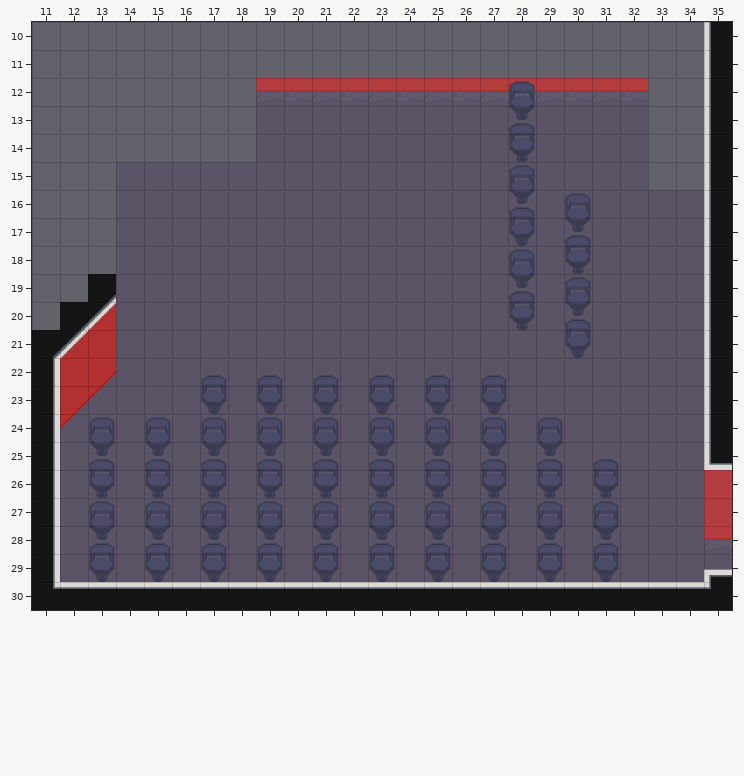
An edit to a level. Tiled map, LCB_Map/data/maps/main_3_hall3.tmx. That is the earlier state.
Cells are 64x64 px. Shown: x 11..35, y 10..30.
The same view after the edit:
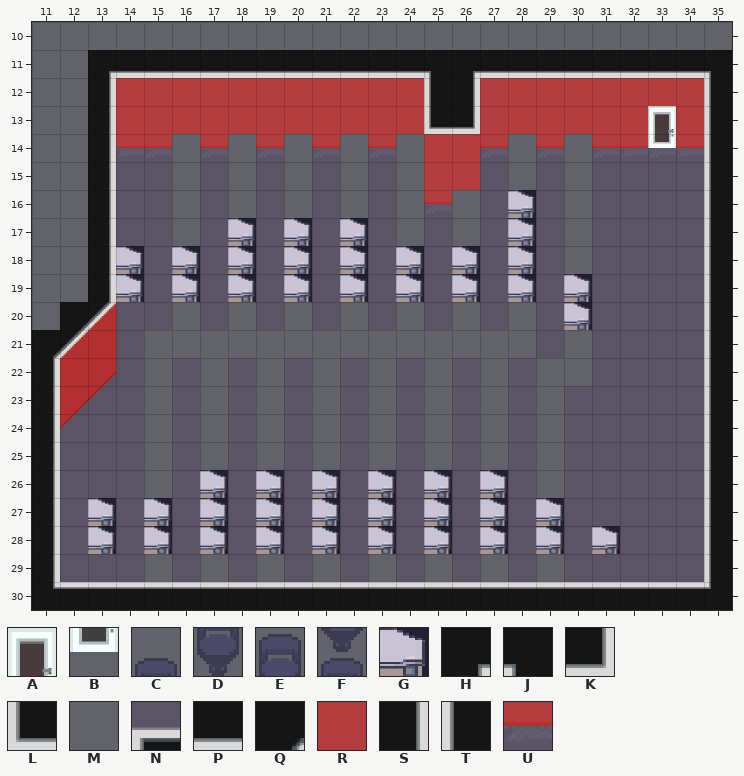
Key: from "LCB_furnishing": A 40, B 59, C 75, D 94, E 113, F 132, G 167; from "LCB_indoor": H 10, J 11, K 62, L 63, M 149, N 394, P 707, Q 730, R 732, S 755, T 759, U 782.
_ is an empty cell.
See-through tiles are keyed as they look on the map.
Change:
Layer "Floor":
y 10: x 35 T -> _
y 11: x 13..35 ______________________T -> HPPPPPPPPPPPJHPPPPPPPPJ
y 12: x 13..34 ______UUUUUUUUUUUUUU__ -> SRRRRRRRRRRRTSRRRRRRRR
y 13: x 13..34 ______MMMMMMMMMMMMMM__ -> SRRRRRRRRRRRLKRRRRRRRR
y 14: x 13..15 ___ -> SUU; x 17 _ -> U; x 19 M -> U; x 21 M -> U; x 23 M -> U; x 25..29 MMMMM -> RRU_U; x 31..34 MM__ -> UUUU
y 15: x 13 _ -> S; x 25..26 MM -> RR; x 28 M -> _
y 16: x 13 _ -> S; x 25 M -> U; x 28 M -> _; x 30 M -> _
y 17: x 13 _ -> S; x 18 M -> _; x 20 M -> _; x 22 M -> _; x 28 M -> _; x 30 M -> _
y 18: x 13 _ -> S; x 16 M -> _; x 18 M -> _; x 20 M -> _; x 22 M -> _; x 24 M -> _; x 26 M -> _; x 28 M -> _; x 30 M -> _
y 19: x 13 Q -> S; x 16 M -> _; x 18 M -> _; x 20 M -> _; x 22 M -> _; x 24 M -> _; x 26 M -> _; x 28 M -> _; x 30 M -> _
y 20: x 28 M -> _; x 30 M -> _
y 21: x 30 M -> _
y 22..23: x 17 M -> _; x 19 M -> _; x 21 M -> _; x 23 M -> _; x 25 M -> _; x 27 M -> _
y 24: x 15 M -> _; x 17 M -> _; x 19 M -> _; x 21 M -> _; x 23 M -> _; x 25 M -> _; x 27 M -> _; x 29 M -> _
y 25: x 15 M -> _; x 17 M -> _; x 19 M -> _; x 21 M -> _; x 23 M -> _; x 25 M -> _; x 27 M -> _; x 29 M -> _; x 35 L -> T
y 26..27: x 15 M -> _; x 17 M -> _; x 19 M -> _; x 21 M -> _; x 23 M -> _; x 25 M -> _; x 27 M -> _; x 29 M -> _; x 35 R -> T
y 28: x 15 M -> _; x 17 M -> _; x 19 M -> _; x 21 M -> _; x 23 M -> _; x 25 M -> _; x 27 M -> _; x 29 M -> _; x 35 U -> T
y 29: x 15 M -> _; x 17 M -> _; x 19 M -> _; x 21 M -> _; x 23 M -> _; x 25 M -> _; x 27 M -> _; x 29 M -> _; x 35 N -> T
Layer "Furnishing":
y 12: x 28 E -> _
y 13: x 28 F -> _; x 33 _ -> A
y 14: x 28 D -> _; x 33 _ -> B
y 15: x 28 E -> _
y 16: x 28 F -> G; x 30 E -> _
y 17: x 18 _ -> G; x 20 _ -> G; x 22 _ -> G; x 28 D -> G; x 30 F -> _
y 18: x 14 _ -> G; x 16 _ -> G; x 18 _ -> G; x 20 _ -> G; x 22 _ -> G; x 24 _ -> G; x 26 _ -> G; x 28 E -> G; x 30 D -> _
y 19: x 14 _ -> G; x 16 _ -> G; x 18 _ -> G; x 20 _ -> G; x 22 _ -> G; x 24 _ -> G; x 26 _ -> G; x 28 F -> G; x 30 E -> G
y 20: x 28 D -> _; x 30 F -> G
y 21: x 30 D -> _
y 22: x 17 C -> _; x 19 C -> _; x 21 C -> _; x 23 C -> _; x 25 C -> _; x 27 C -> _
y 23: x 17 D -> _; x 19 D -> _; x 21 D -> _; x 23 D -> _; x 25 D -> _; x 27 D -> _
y 24: x 13 E -> _; x 15 E -> _; x 17 E -> _; x 19 E -> _; x 21 E -> _; x 23 E -> _; x 25 E -> _; x 27 E -> _; x 29 E -> _
y 25: x 13 F -> _; x 15 F -> _; x 17 F -> _; x 19 F -> _; x 21 F -> _; x 23 F -> _; x 25 F -> _; x 27 F -> _; x 29 F -> _; x 31 C -> _
y 26: x 13 D -> _; x 15 D -> _; x 17 D -> G; x 19 D -> G; x 21 D -> G; x 23 D -> G; x 25 D -> G; x 27 D -> G; x 29 D -> _; x 31 D -> _
y 27: x 13 E -> G; x 15 E -> G; x 17 E -> G; x 19 E -> G; x 21 E -> G; x 23 E -> G; x 25 E -> G; x 27 E -> G; x 29 E -> G; x 31 E -> _
y 28: x 13 F -> G; x 15 F -> G; x 17 F -> G; x 19 F -> G; x 21 F -> G; x 23 F -> G; x 25 F -> G; x 27 F -> G; x 29 F -> G; x 31 F -> G
y 29: x 13 D -> _; x 15 D -> _; x 17 D -> _; x 19 D -> _; x 21 D -> _; x 23 D -> _; x 25 D -> _; x 27 D -> _; x 29 D -> _; x 31 D -> _
